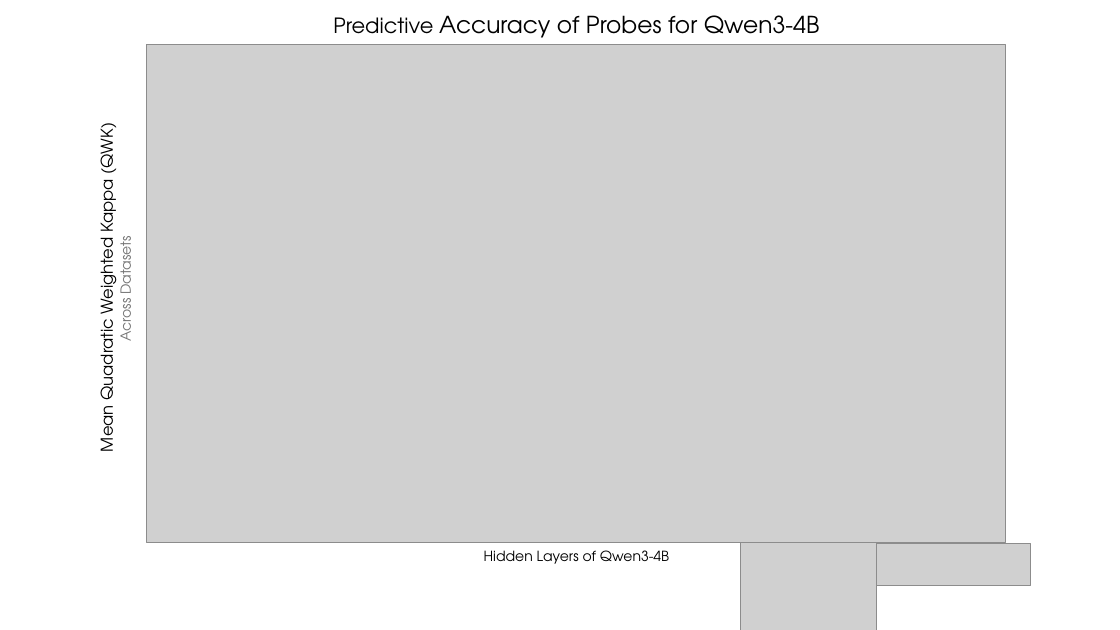
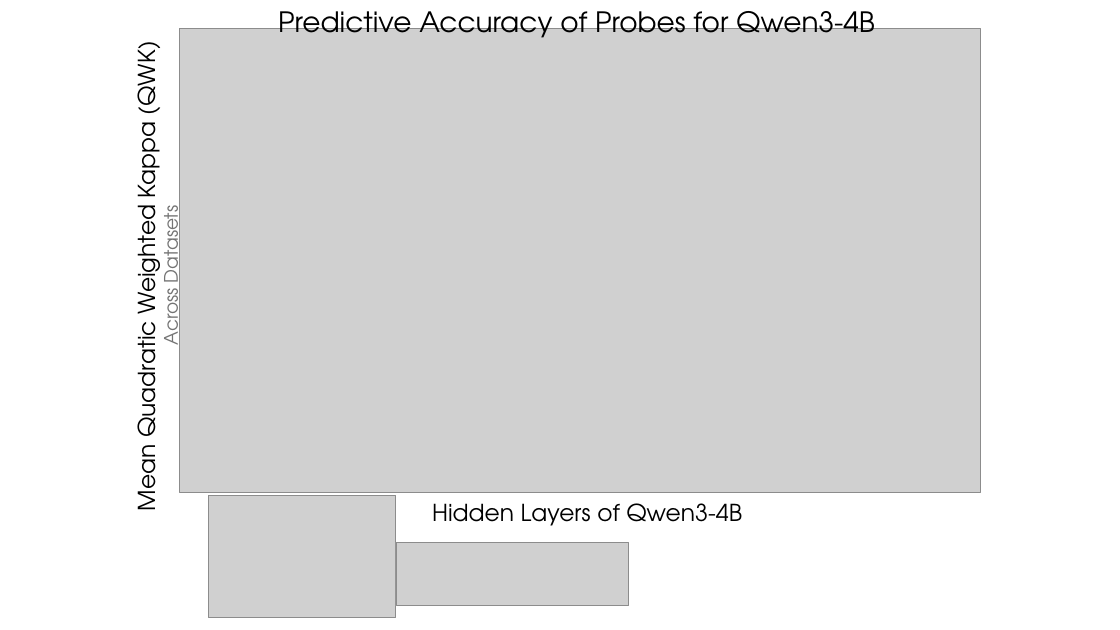
Before and after one commit to INTERACT-LLM/proficiency-probing, a slide deck: slide 2 of src/plots/Plots_Design.pptx. Drawn at 1120x630 pixels with LibreOffice and Linux fonts; fonts in the diff are those of the drawing; grey boxes stand for pictures. Boxes give left, top, right and bottom in pixels: in the first picture for what was removed or moved away, otherwise in the second. Text is boxed around its words. In the diff, an @@ line names an element or a change of style, - is before the commit and + after.

```diff
--- a/src/plots/Plots_Design.pptx
+++ b/src/plots/Plots_Design.pptx
@@ text "Mean Quadratic Weighted Kappa (QWK)": place and size @@
-text "Mean Quadratic Weighted Kappa (QWK)" at (93,128,121,451)
+text "Mean Quadratic Weighted Kappa (QWK)" at (127,49,167,509)
@@ text "Mean Quadratic Weighted Kappa (QWK)" at (127,49,167,509): size 14 to 20 pt @@
@@ text "Across Datasets": place and size @@
-text "Across Datasets" at (114,241,138,340)
+text "Across Datasets" at (155,213,187,344)
@@ text "Across Datasets" at (155,213,187,344): size 12 to 16 pt @@
@@ picture: place and size @@
-picture at (146,45,1006,542)
+picture at (180,29,981,492)
@@ text "Predictive Accuracy of Probes for ...": place and size @@
-text "Predictive Accuracy of Probes for ..." at (333,15,820,45)
+text "Predictive Accuracy of Probes for ..." at (278,2,875,38)
@@ text "Predictive Accuracy of Probes for ..." at (278,2,875,38): size 18 to 24 pt in "Predictive"; size 20 to 24 pt in "Accuracy of Probes for Qwen3-4B" @@
@@ picture: place and size @@
-picture at (741,541,877,630)
+picture at (208,495,396,618)
@@ text "Hidden Layers of Qwen3-4B": place and size @@
-text "Hidden Layers of Qwen3-4B" at (484,550,669,564)
+text "Hidden Layers of Qwen3-4B" at (432,503,742,526)
@@ text "Hidden Layers of Qwen3-4B" at (432,503,742,526): size 12 to 20 pt @@
@@ picture: place and size @@
-picture at (877,544,1031,586)
+picture at (396,543,628,607)
```
Also in this commit, not shown: 4 other slides changed, 2 slides added, 1 slide removed, 7 other files.
